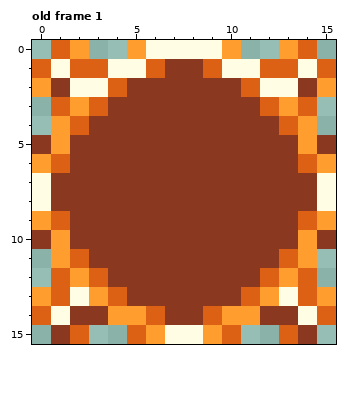
A pixel-art file gets an edit: GraphicAsset/Sprites/FPS_GUI/Button_Small.aseprite. The picture above was drawn from the file before the commit.
16x16 pixels, 1 frame. Shown: old frame 1. The commit also changed other frames, which this record leaves out.
After the commit:
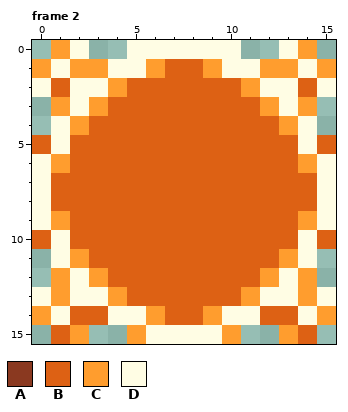
Palette (. is transparent): A #8a3920  B #dd6114  C #ff9d2e  D #fffde4
A new or re-ordered frame is compared with the old frame closest to it.
The edit:
frames 1 -> 3
Changed rows in their new state; - is an unchanged pixel.
Frame 2 is new; against old frame 1:
first column x 0:
 0 -CD--D----D--DC-
 1 C-CC--CBBC--CC-C
 2 DB--CBBBBBBC--BD
 3 -CDCBBBBBBBBCDC-
 4 -DCBBBBBBBBBBCD-
 5 BDBBBBBBBBBBBBDB
 6 DCBBBBBBBBBBBBCD
 7 -BBBBBBBBBBBBBB-
 8 -BBBBBBBBBBBBBB-
 9 DCBBBBBBBBBBBBCD
10 BDBBBBBBBBBBBBDB
11 -DCBBBBBBBBBBCD-
12 -CDCBBBBBBBBCDC-
13 DC-DCBBBBBBCD-CD
14 C-BBDDCBBCDDBB-C
15 -BC--CD--DC--CB-
Boxes around the changes in both pictures, in picture pixels (x1, y1, x2, y2):
changed: (32, 40, 336, 344)
